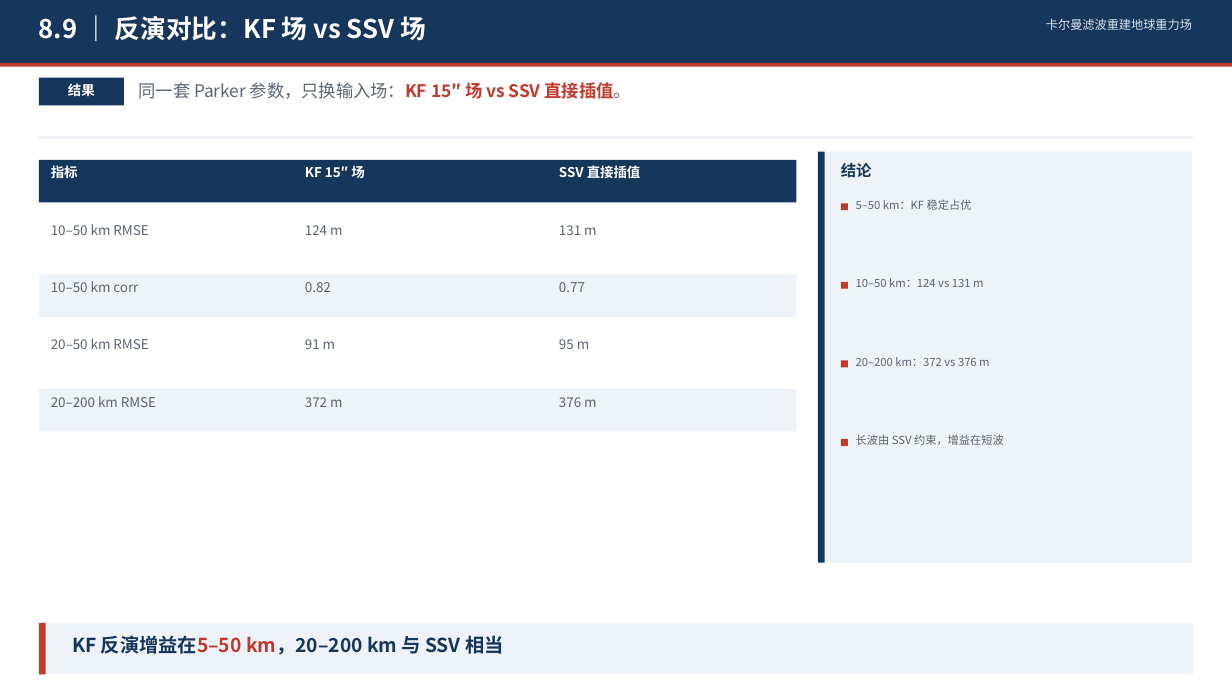
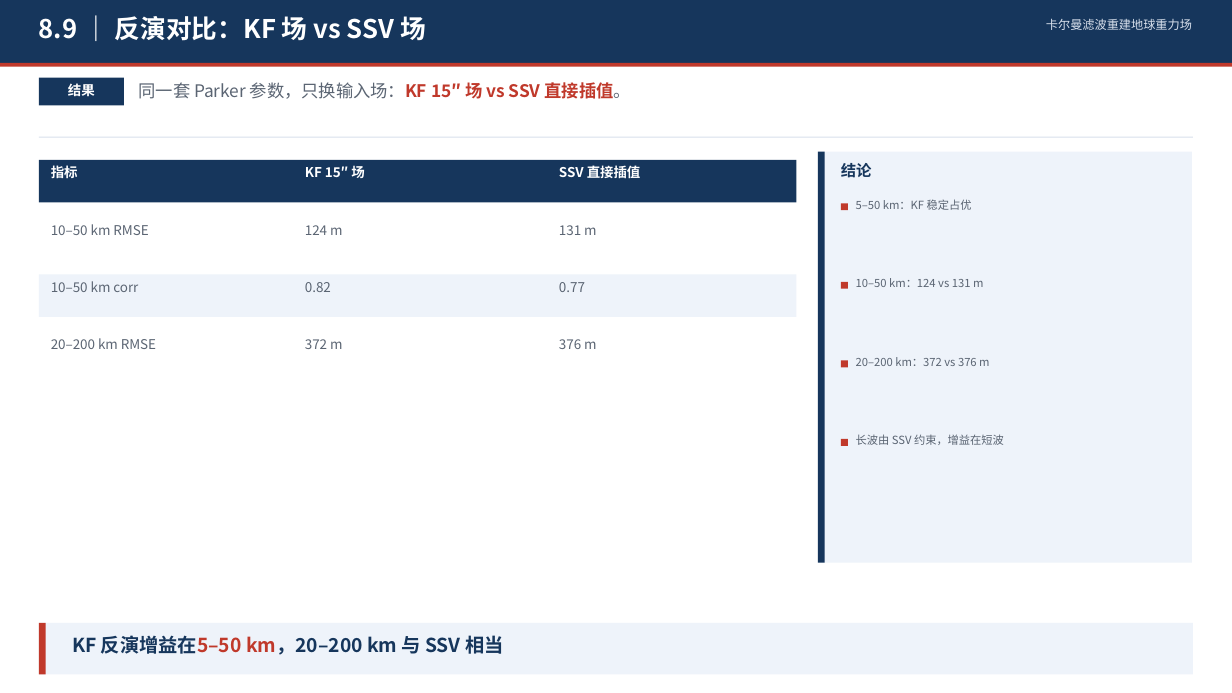
Before and after one commit to shuyunkai/kalman_gravity, a slide deck: slide 9 of ppt/KF方法与结果_六页.pptx. Drawn at 1232x693 pixels with LibreOffice and Linux fonts; fonts in the diff are those of the drawing. Boxes give left, top, right and bottom in pixels: in the first picture for what was removed or moved away, otherwise in the second. Text is boxed around its words. In the diff, an @@ line names an element or a change of style, - is before the commit and + after.

```diff
--- a/ppt/KF方法与结果_六页.pptx
+++ b/ppt/KF方法与结果_六页.pptx
@@ text removed at [51, 338, 148, 349] @@
-20–50 km RMSE
@@ text removed at [305, 339, 335, 349] @@
-91 m
@@ 3 texts: place and size @@
-3 texts at [51, 396, 596, 407]
+3 texts at [51, 338, 596, 349]
@@ text removed at [559, 339, 589, 349] @@
-95 m
@@ rectangle removed at [39, 389, 797, 432] @@
```
Also in this commit, not shown: 7 other files.
